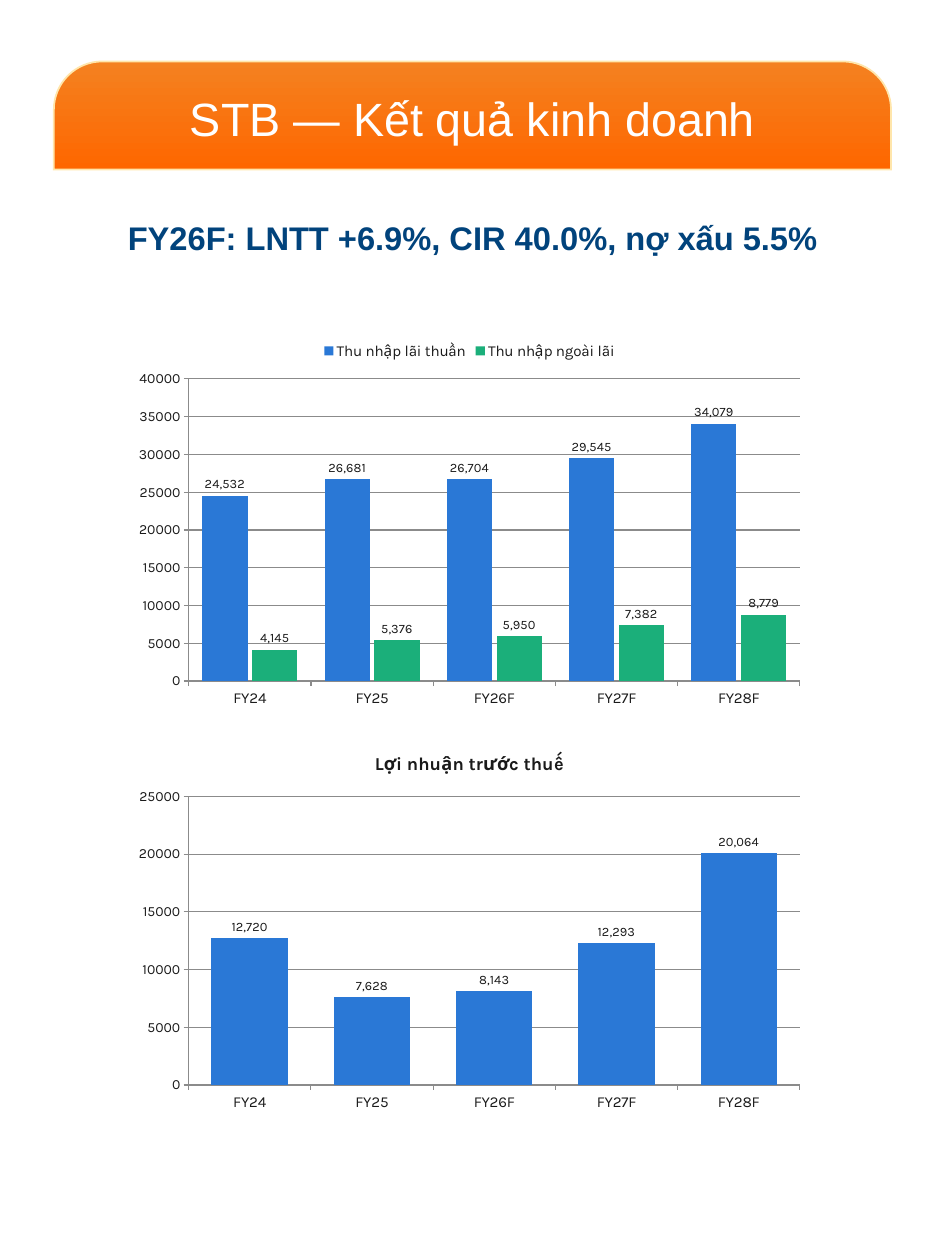
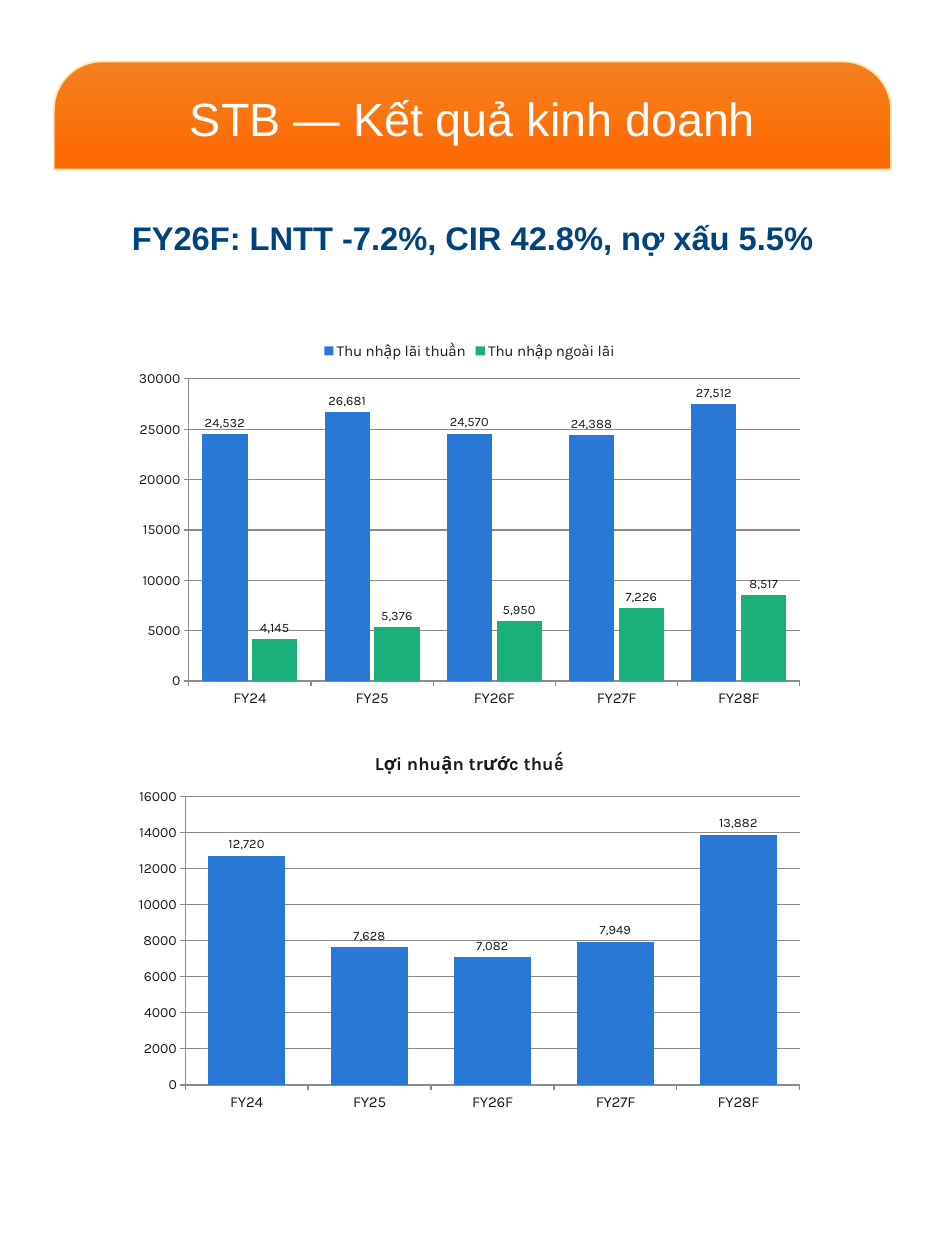
Before and after one commit to datquanton/verbose-guide, a slide deck: slide 8 of MASVN_Mobile_Report_STB_FPT_2Q26_EN_VN.pptx. Drawn at 945x1260 pixels with LibreOffice and Linux fonts; fonts in the diff are those of the drawing; background and template pictures are left out. Boxes give left, top, right and bottom in pixels: in the first picture for what was removed or moved away, otherwise in the second. Text is boxed around its words. In the diff, an @@ line names an element or a change of style, - is before the commit and + after.

```diff
--- a/MASVN_Mobile_Report_STB_FPT_2Q26_EN_VN.pptx
+++ b/MASVN_Mobile_Report_STB_FPT_2Q26_EN_VN.pptx
@@ text at (132, 225, 813, 256): text changed @@
-FY26F: LNTT +6.9%, CIR 40.0%, nợ xấu 5.5%
+FY26F: LNTT -7.2%, CIR 42.8%, nợ xấu 5.5%
@@ column chart at (125, 333, 814, 715) @@
@@ Thu nhập lãi thuần, FY26F: 26704 to 24570 @@
@@ Thu nhập lãi thuần, FY27F: 29545 to 24388 @@
@@ Thu nhập lãi thuần, FY28F: 34079 to 27512 @@
@@ Thu nhập ngoài lãi, FY27F: 7382 to 7226 @@
@@ Thu nhập ngoài lãi, FY28F: 8779 to 8517 @@
@@ column chart at (125, 737, 814, 1119) @@
@@ Lợi nhuận trước thuế, FY26F: 8143 to 7082 @@
@@ Lợi nhuận trước thuế, FY27F: 12293 to 7949 @@
@@ Lợi nhuận trước thuế, FY28F: 20064 to 13882 @@
```
Also in this commit, not shown: 7 other slides changed, 11 other files.
